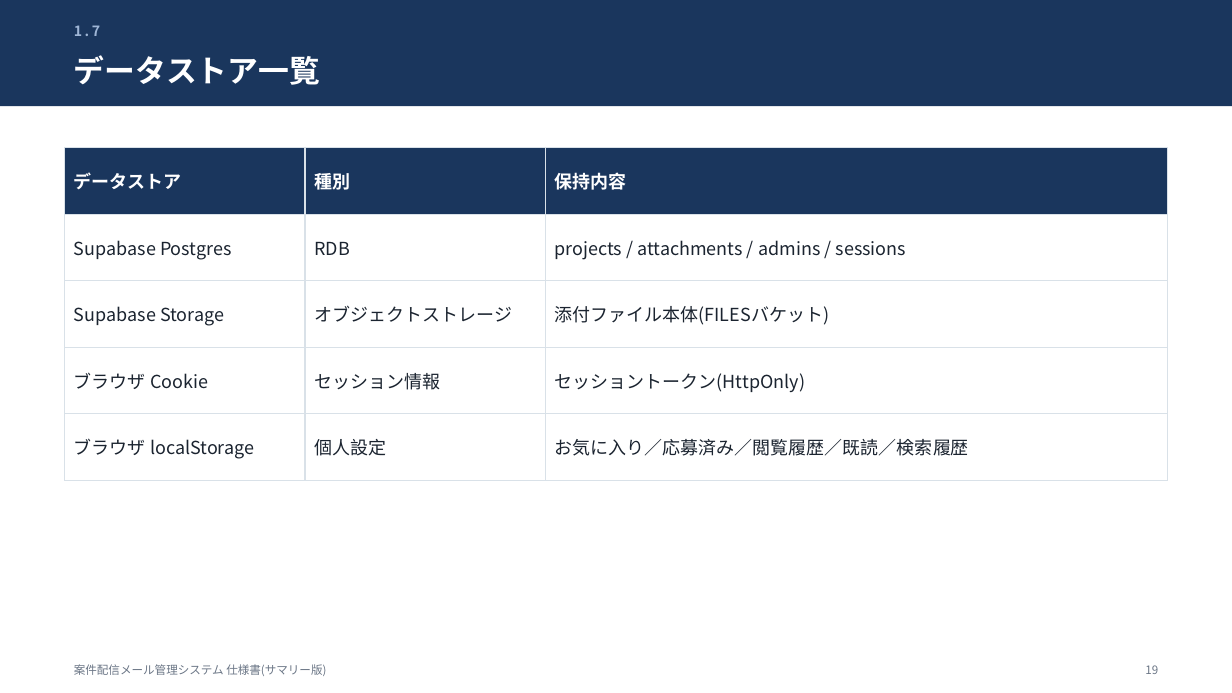
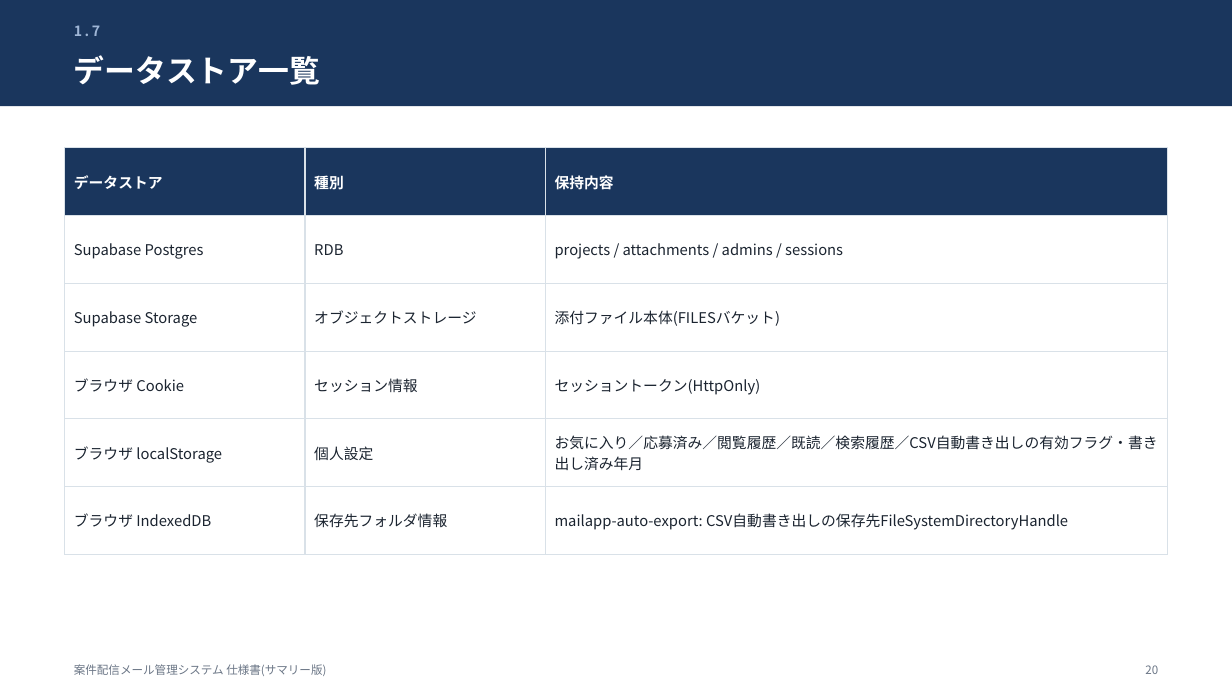
Before and after one commit to Semba1008/mail, a slide deck: slide 20 of docs/仕様書_サマリー.pptx (slide 19 before the commit). Drawn at 1232x693 pixels with LibreOffice and Linux fonts; fonts in the diff are those of the drawing. Boxes give left, top, right and bottom in pixels: in the first picture for what was removed or moved away, otherwise in the second. Text is boxed around its words. In the diff, an @@ line names an element or a change of style, - is before the commit and + after.

Commit message:
CSV自動書き出し機能(保存先フォルダ設定・前月分自動書き出し・通知)を追加し、設計書・仕様書・mdドキュメントに反映

```diff
--- a/docs/仕様書_サマリー.pptx
+++ b/docs/仕様書_サマリー.pptx
@@ table at bbox=[65, 148, 1167, 555] @@
-row 5: ブラウザ localStorage | 個人設定 | お気に入り／応募済み／閲覧履歴／既読／検索履歴
+row 5: ブラウザ localStorage | 個人設定 | お気に入り／応募済み／閲覧履歴／既読／検索履歴／CSV自動書き出しの有効フラグ・書き出し済み年月
+row 6: ブラウザ IndexedDB | 保存先フォルダ情報 | mailapp-auto-export: CSV自動書き出しの保存先FileSystemDirectoryHandle
@@ text at bbox=[1145, 665, 1158, 674]: text changed @@
-19
+20
```
Also in this commit, not shown: 26 other slides changed, 11 slides added, 13 other files.
